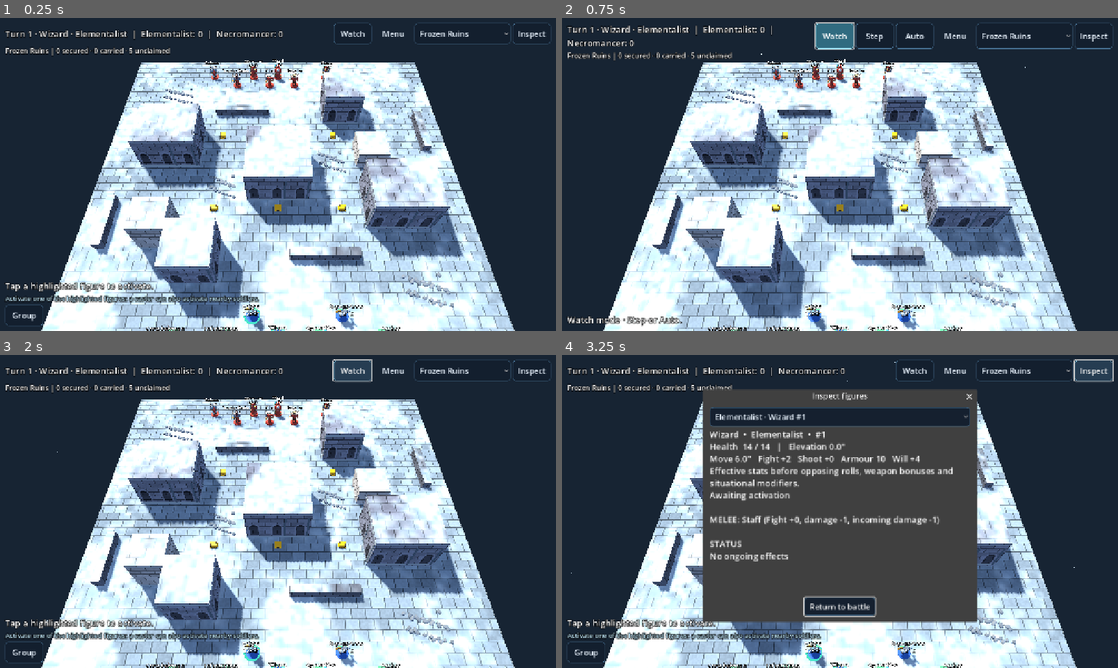
Above: before the commit, frames 1-4 (two rows, left to right).
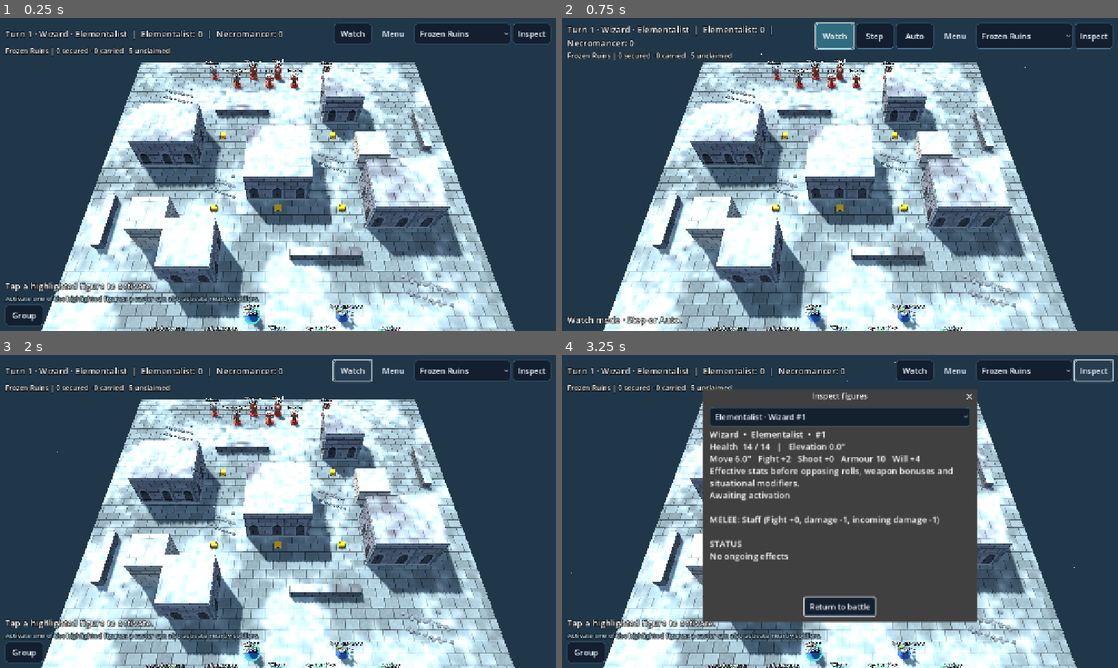
Above: after the commit, the same moments.

Repository: drag0nblad3/Frostgame
Game: Godot game, scene res://scenes/main.tscn
Two runs of this game, one before a commit and one after it. Both use one fixed random seed, a clock stepped at 60 frames per second and the inputs below.
Inputs:
- Up to frame 1 (0.25 s): no input
- Up to frame 2 (0.75 s): click "Watch" at 0.5 s
- Up to frame 3 (2 s): click "Watch" at 1.25 s
- Up to frame 4 (3.25 s): click "Frozen Ruins" at 2 s; click "Inspect" at 2.75 s

The runs differ from the first frame. In frame 1, 19% of the frame differs, in the area x 10-93%, y 14-100%; in frame 2, 20%; in frame 3, 19%; in frame 4, 7.6%.

Commit message:
Integrate individual data-driven scenario palettes with current atmosphere and site art

Diff:
--- /dev/null
+++ b/data/visual_palettes.json
@@ -0,0 +1,146 @@
+{
+  "_note": "Original presentation palettes. RGB colors in sRGB. No gameplay values.",
+  "default": {
+    "name": "Winter daylight",
+    "sky": "233849",
+    "key": "f2dfbd",
+    "fill": "9dc7ec",
+    "energy": 1.25,
+    "ambient": 0.48,
+    "floor": "63717a",
+    "snow": 0.86,
+    "flakes": 96
+  },
+  "treasure_skirmish": {
+    "name": "Winter daylight",
+    "sky": "20374a",
+    "key": "f4e0c5",
+    "fill": "a2cbed",
+    "energy": 1.32,
+    "ambient": 0.48,
+    "floor": "687781",
+    "snow": 0.86,
+    "flakes": 96
+  },
+  "mausoleum": {
+    "name": "Crypt twilight",
+    "sky": "202b36",
+    "key": "c5d9ee",
+    "fill": "98c0be",
+    "energy": 1.16,
+    "ambient": 0.52,
+    "floor": "536268",
+    "snow": 0.62,
+    "flakes": 60
+  },
+  "living_museum": {
+    "name": "Museum of stone",
+    "sky": "302d31",
+    "key": "f3d9ac",
+    "fill": "b0bfcc",
+    "energy": 1.26,
+    "ambient": 0.52,
+    "floor": "777572",
+    "snow": 0.3,
+    "flakes": 16
+  },
+  "dreams_well": {
+    "name": "Arcane blue hour",
+    "sky": "172b43",
+    "key": "a7d6ed",
+    "fill": "b2bce8",
+    "energy": 1.27,
+    "ambient": 0.55,
+    "floor": "536d82",
+    "snow": 0.78,
+    "flakes": 80
+  },
+  "worm_hunts": {
+    "name": "Bleak ice field",
+    "sky": "344a59",
+    "key": "dceff5",
+    "fill": "a3c6e5",
+    "energy": 1.28,
+    "ambient": 0.52,
+    "floor": "657e8c",
+    "snow": 1,
+    "flakes": 128
+  },
+  "underground_library": {
+    "name": "Amber lamplight",
+    "sky": "30252a",
+    "key": "ffcf92",
+    "fill": "b8bdc9",
+    "energy": 1.25,
+    "ambient": 0.56,
+    "floor": "69616a",
+    "snow": 0.1,
+    "flakes": 0
+  },
+  "haunted_houses": {
+    "name": "Haunted dusk",
+    "sky": "29263a",
+    "key": "cbd0ee",
+    "fill": "b5b7cf",
+    "energy": 1.1,
+    "ambient": 0.58,
+    "floor": "5f6578",
+    "snow": 0.79,
+    "flakes": 80
+  },
+  "the_keep": {
+    "name": "Highland morning",
+    "sky": "354355",
+    "key": "f0d9be",
+    "fill": "b0c7e1",
+    "energy": 1.32,
+    "ambient": 0.48,
+    "floor": "6d7980",
+    "snow": 0.85,
+    "flakes": 72
+  },
+  "genie_in_the_bottle": {
+    "name": "Fading sun",
+    "sky": "3d3540",
+    "key": "ffe0a9",
+    "fill": "b9c1dc",
+    "energy": 1.32,
+    "ambient": 0.51,
+    "floor": "77767b",
+    "snow": 0.6,
+    "flakes": 48
+  },
+  "silent_tower": {
+    "name": "Silent blue twilight",
+    "sky": "1d2b42",
+    "key": "c1d3f0",
+    "fill": "a2bbdc",
+    "energy": 1.18,
+    "ambient": 0.56,
+    "floor": "53627e",
+    "snow": 0.7,
+    "flakes": 72
+  },
+  "complex_temple": {
+    "name": "Ancient sanctuary",
+    "sky": "343440",
+    "key": "f6dfb7",
+    "fill": "b1c4df",
+    "energy": 1.24,
+    "ambient": 0.54,
+    "floor": "78746e",
+    "snow": 0.47,
+    "flakes": 32
+  },
+  "training_yard": {
+    "name": "Clear morning",
+    "sky": "334b60",
+    "key": "ffe9c9",
+    "fill": "b5d3ec",
+    "energy": 1.38,
+    "ambient": 0.55,
+    "floor": "707e84",
+    "snow": 0.68,
+    "flakes": 32
+  }
+}
--- a/src/view/battle/battle_atmosphere.gd
+++ b/src/view/battle/battle_atmosphere.gd
@@ -53,34 +53,18 @@
 	add_child(_snow)
 
 
-func configure(board: Board) -> void:
-	_outdoors = board.id != "underground_library"
-	var sky := Color(0.09, 0.14, 0.20)
-	var key := Color(1.0, 0.90, 0.75)
-	var fill := Color(0.57, 0.73, 1.0)
-	match board.id:
-		"underground_library":
-			sky = Color(0.075, 0.065, 0.055)
-			key = Color(1.0, 0.76, 0.49)
-			fill = Color(0.58, 0.67, 0.83)
-		"haunted_houses", "mausoleum":
-			sky = Color(0.08, 0.12, 0.17)
-			key = Color(0.80, 0.89, 1.0)
-			fill = Color(0.53, 0.75, 0.71)
-		"complex_temple", "the_keep", "dreams_well":
-			sky = Color(0.095, 0.10, 0.19)
-			key = Color(1.0, 0.87, 0.65)
-			fill = Color(0.58, 0.69, 1.0)
-		"silent_tower":
-			sky = Color(0.07, 0.10, 0.16)
-			key = Color(0.83, 0.89, 1.0)
-			fill = Color(0.53, 0.65, 0.84)
-	_environment.background_color = sky
-	_environment.ambient_light_color = fill.lightened(0.42)
-	_sun.light_color = key
-	_sun.light_energy = 1.25 if _outdoors else 1.05
-	_fill.light_color = fill
-	_fill.light_energy = 0.42
+func configure(board: Board, scenario: String = "") -> void:
+	var palette := VisualPalette.for_scenario(board.id if scenario.is_empty() else scenario)
+	var count := int(palette.get("flakes", 96))
+	_outdoors = count > 0
+	_environment.background_color = Color(str(palette.get("sky", "233849")))
+	_fill.light_color = Color(str(palette.get("fill", "9dc7ec")))
+	_environment.ambient_light_color = _fill.light_color.lightened(0.32)
+	_environment.ambient_light_energy = float(palette.get("ambient", 0.48))
+	_sun.light_color = Color(str(palette.get("key", "f2dfbd")))
+	_sun.light_energy = float(palette.get("energy", 1.25))
+	_fill.light_energy = 0.35
+	_snow.amount = maxi(1, count)
 	_snow.position = TableSpace.to_world(board.size * 0.5, 8.5)
 	_snow.emission_box_extents = Vector3(board.size.x * 0.52, 2.5, board.size.y * 0.52)
 	_snow.restart()
--- a/src/view/battle/battle_scene.gd
+++ b/src/view/battle/battle_scene.gd
@@ -195,8 +195,9 @@
 	_wait = 0.0
 	controller = c
 	var state := c.state
+	_board_view.scenario_id = _active_scenario_id
 	_board_view.build(state.board)
-	_atmosphere.configure(state.board)
+	_atmosphere.configure(state.board, _active_scenario_id)
 	_sites.reset()
 	_sites.update_sites(state)
 	_markers.board = state.board
--- a/src/view/board_view.gd
+++ b/src/view/board_view.gd
@@ -7,6 +7,9 @@
 	"wall": Color(0.34, 0.36, 0.4),
 	"rubble": Color(0.42, 0.39, 0.36),
 }
+
+
+var scenario_id := ""
 
 
 func build(board: Board) -> void:
@@ -20,7 +23,7 @@
 	top.material_override = _mat(Color(0.74, 0.79, 0.86), 0.9)
 	top.position = TableSpace.to_world(board.size * 0.5, -0.25)
 	add_child(top)
-	add_child(StoneFinish.floor_surface(board))
+	add_child(StoneFinish.floor_surface(board, scenario_id))
 	TerrainDressing.slab_frame(self, board)
 	for piece in board.pieces:
 		match piece.kind.id:
--- a/src/view/stone_finish.gd
+++ b/src/view/stone_finish.gd
@@ -16,14 +16,15 @@
 	return mat
 
 
-static func floor_surface(board: Board) -> MeshInstance3D:
+static func floor_surface(board: Board, scenario: String = "") -> MeshInstance3D:
 	var node := MeshInstance3D.new()
 	var slab := PlaneMesh.new()
 	slab.size = board.size
 	node.mesh = slab
 	node.position = TableSpace.to_world(board.size * 0.5, 0.008)
-	node.material_override = material(Color(0.39, 0.38, 0.34) if board.id == "underground_library" else Color(0.47, 0.54, 0.60), true)
-	if board.id == "underground_library":
-		(node.material_override as ShaderMaterial).set_shader_parameter("snow_amount", 0.15)
+	var palette := VisualPalette.for_scenario(board.id if scenario.is_empty() else scenario)
+	var mat := material(Color(str(palette.get("floor", "687781"))), true)
+	mat.set_shader_parameter("snow_amount", float(palette.get("snow", 0.86)))
+	node.material_override = mat
 	node.cast_shadow = GeometryInstance3D.SHADOW_CASTING_SETTING_OFF
 	return node
--- /dev/null
+++ b/src/view/visual_palette.gd
@@ -0,0 +1,12 @@
+class_name VisualPalette
+extends RefCounted
+## Visual settings are independent of scenario rules; shared by terrain and lighting.
+static var _data: Dictionary = {}
+
+
+static func for_scenario(id: String) -> Dictionary:
+	if _data.is_empty():
+		_data = JsonFile.read("res://data/visual_palettes.json")
+	if id == "frozen_ruins":
+		id = "treasure_skirmish"
+	return _data.get(id, _data.get("default", {}))
